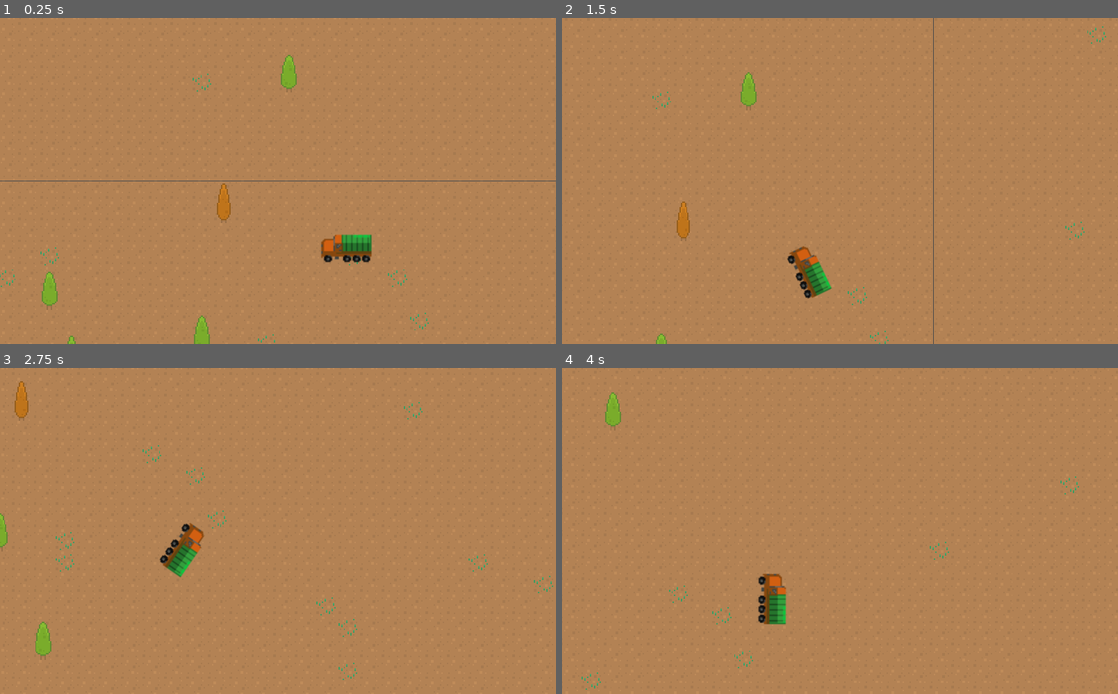
Above: before the commit, frames 1-4 (two rows, left to right).
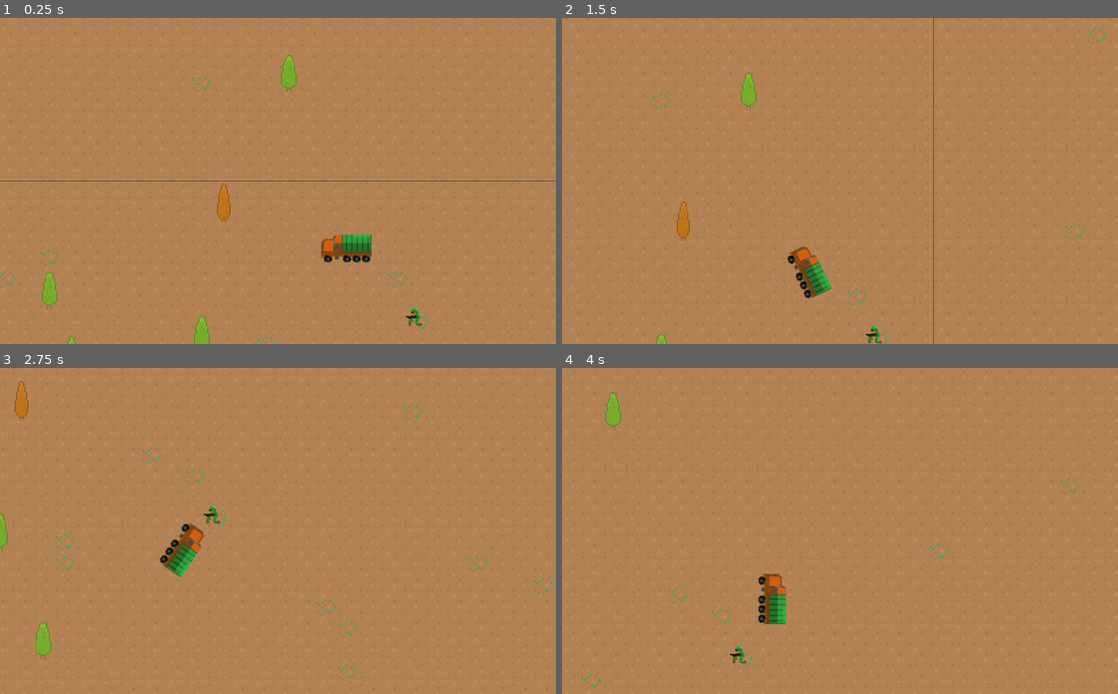
Above: after the commit, the same moments.

Repository: SimonLammer/gamejam2019
Game: Godot game, scene res://scenes/game.tscn
The game is run twice, just before and just after one commit, with the same random seed, the same clock (stepped at 60 frames per second) and the same inputs.
Inputs:
- Up to frame 1 (0.25 s): no input
- Up to frame 2 (1.5 s): tap Enter at 0.5 s; hold D (right) 0.53-1.28 s; hold S (down) from 1.28 s (still down)
- Up to frame 3 (2.75 s): release S (down) at 2.03 s; hold D (right) from 2.03 s (still down)
- Up to frame 4 (4 s): release D (right) at 2.78 s; hold W (up) 2.78-3.53 s; hold Left (left) from 3.53 s (still down)

The runs differ from the first frame. In frame 1, 0.1% of the frame differs, in the area x 73-76%, y 88-95%; in frame 2, less than 0.1%; in frame 3, 0.1%, in the area x 36-40%, y 42-48%; in frame 4, less than 0.1%.

Commit message:
Implemented simple npc system.

Diff:
--- a/game/scenes/game.tscn
+++ b/game/scenes/game.tscn
@@ -1,18 +1,22 @@
-[gd_scene load_steps=5 format=2]
+[gd_scene load_steps=6 format=2]
 
 [ext_resource path="res://scenes/map.tscn" type="PackedScene" id=1]
 [ext_resource path="res://scenes/truck.tscn" type="PackedScene" id=2]
 [ext_resource path="res://scenes/player.tscn" type="PackedScene" id=3]
+[ext_resource path="res://scenes/npcsystem.tscn" type="PackedScene" id=4]
 
 [sub_resource type="GDScript" id=1]
 script/source = "extends Node
 
 export (int) var enterDistance = 750
 var playerInTruck = true
+onready var currentPlayerPosition = get_player_pos()
 
 # Called when the node enters the scene tree for the first time.
 func _ready():
 	$Truck/Camera2D.current = true
+	#generate npcs
+	$NPCSystem.create_npc(\"guy\", currentPlayerPosition + Vector2(50,50))
 
 # Called every frame. 'delta' is the elapsed time since the previous frame.
 func _process(delta):
@@ -21,8 +25,10 @@
 #	print(($Player.position - $Truck.position).length_squared())
 #	print(playerInTruck)
 
+	currentPlayerPosition = get_player_pos()
+
 	# update map
-	$Map.playerPosition = $Truck.global_position if playerInTruck else $Player.global_position
+	$Map.playerPosition = currentPlayerPosition
 
 	# Truck enter exit logic
 	if Input.is_action_just_pressed('enter-exit'):
@@ -40,7 +46,11 @@
 		if action:
 			playerInTruck = !playerInTruck
 			$Truck/Camera2D.current = playerInTruck
-			$Player/Camera2D.current = !playerInTruck"
+			$Player/Camera2D.current = !playerInTruck
+
+
+func get_player_pos():
+	return $Truck.global_position if playerInTruck else $Player.global_position"
 
 [node name="Node2D" type="Node2D"]
 
@@ -50,12 +60,14 @@
 [node name="Map" parent="Node" instance=ExtResource( 1 )]
 
 [node name="Truck" parent="Node" instance=ExtResource( 2 )]
-editor/display_folded = false
 
 [node name="Camera2D" type="Camera2D" parent="Node/Truck"]
 position = Vector2( -50, -50 )
 
 [node name="Player" parent="Node" instance=ExtResource( 3 )]
+editor/display_folded = true
 visible = false
 
 [node name="Camera2D" type="Camera2D" parent="Node/Player"]
+
+[node name="NPCSystem" parent="Node" instance=ExtResource( 4 )]
--- /dev/null
+++ b/game/scenes/npc-prefabs/npc.tscn
@@ -0,0 +1,27 @@
+[gd_scene load_steps=5 format=2]
+
+[ext_resource path="res://resources/npc/npc-left.png" type="Texture" id=1]
+[ext_resource path="res://resources/npc/npc-crouch-left.png" type="Texture" id=2]
+
+[sub_resource type="SpriteFrames" id=1]
+animations = [ {
+"frames": [ ExtResource( 1 ), ExtResource( 2 ) ],
+"loop": true,
+"name": "default",
+"speed": 0.2
+} ]
+
+[sub_resource type="CapsuleShape2D" id=2]
+radius = 5.73226
+height = 4.88301
+
+[node name="npc" type="KinematicBody2D"]
+
+[node name="AnimatedSprite" type="AnimatedSprite" parent="."]
+frames = SubResource( 1 )
+frame = 1
+playing = true
+
+[node name="CollisionShape2D" type="CollisionShape2D" parent="."]
+position = Vector2( 0.775915, 0.387957 )
+shape = SubResource( 2 )
--- /dev/null
+++ b/game/scenes/npcsystem.tscn
@@ -0,0 +1,36 @@
+[gd_scene load_steps=2 format=2]
+
+[sub_resource type="GDScript" id=1]
+script/source = "extends Node
+
+# Declare member variables here. Examples:
+# var a = 2
+# var b = \"text\"
+
+var guyPrefab = preload(\"res://scenes/npc-prefabs/npc.tscn\")
+
+var npcPrefabDict = {
+		\"guy\": guyPrefab
+	}
+
+# Called when the node enters the scene tree for the first time.
+func _ready():
+	pass # Replace with function body.
+
+# Called every frame. 'delta' is the elapsed time since the previous frame.
+#func _process(delta):
+#	pass
+
+func create_npc(name: String, position: Vector2):
+	if !npcPrefabDict.has(name):
+		return
+
+	print(\"creating prefab\")
+	var prefab = npcPrefabDict[name]
+	var npc = prefab.instance()
+	add_child(npc)
+	npc.global_position = position
+"
+
+[node name="NPCSystem" type="Node"]
+script = SubResource( 1 )
--- a/game/scenes/player.tscn
+++ b/game/scenes/player.tscn
@@ -82,6 +82,10 @@
 "speed": 5.0
 } ]
 
+[sub_resource type="CapsuleShape2D" id=4]
+radius = 6.02802
+height = 4.00359
+
 [node name="KinematicBody2D" type="KinematicBody2D"]
 script = SubResource( 1 )
 
@@ -91,15 +95,15 @@
 playing = true
 
 [node name="MoveLeft" type="AnimatedSprite" parent="."]
-visible = false
 frames = SubResource( 3 )
 frame = 1
 playing = true
 
 [node name="StandLeft" type="Sprite" parent="."]
-visible = false
 texture = ExtResource( 5 )
 
 [node name="StandRight" type="Sprite" parent="."]
-visible = false
 texture = ExtResource( 6 )
+
+[node name="CollisionShape2D" type="CollisionShape2D" parent="."]
+shape = SubResource( 4 )
Binary file added: game/resources/npc/npc-crouch-left.png
Not shown, added: game/resources/npc/npc-crouch-left.png.import
Binary file added: game/resources/npc/npc-crouch-right.png
Not shown, added: game/resources/npc/npc-crouch-right.png.import
Binary file added: game/resources/npc/npc-left.png
Not shown, added: game/resources/npc/npc-left.png.import
Binary file added: game/resources/npc/npc-right.png
Not shown, added: game/resources/npc/npc-right.png.import
Not shown: 1 places in game/scenes/player.tscn that only renumber resources
